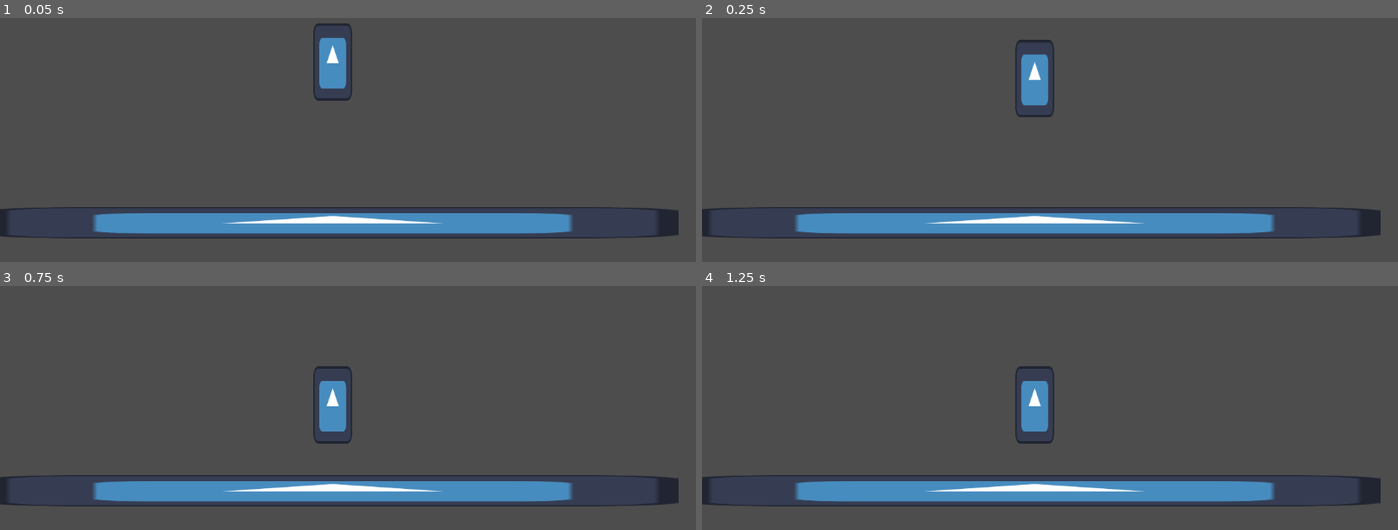
Above: before the commit, frames 1-4 (two rows, left to right).
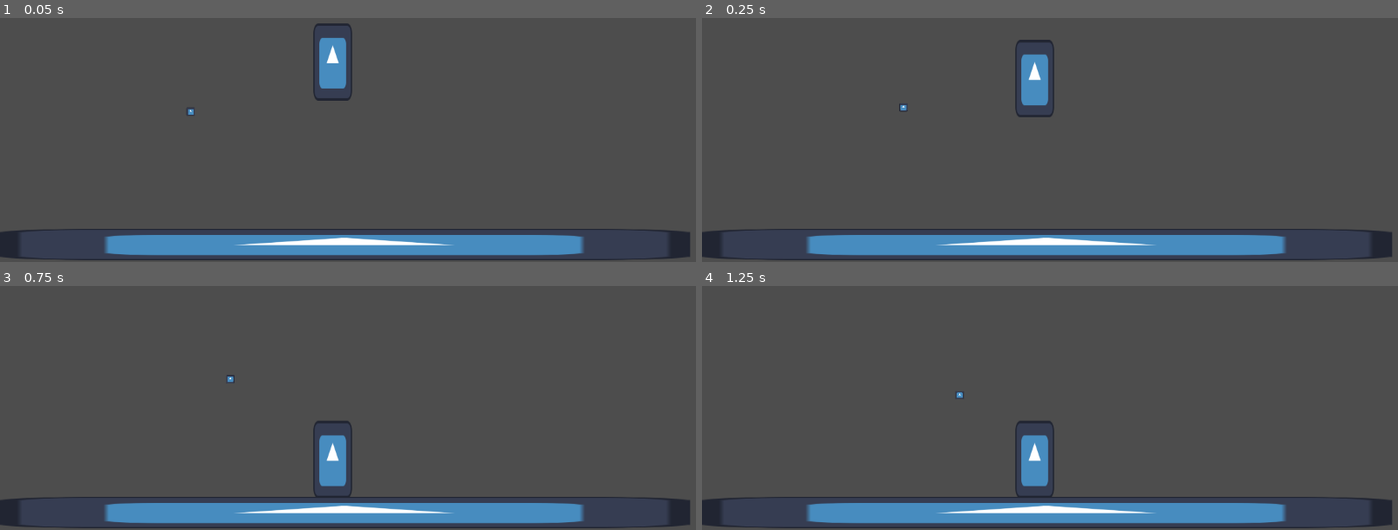
Above: after the commit, the same moments.

Repository: guco23/peladosntGGJ25
Game: Godot game, scene res://scenes/LuisTest.tscn
The game is run twice, just before and just after one commit, with the same random seed, the same clock (stepped at 60 frames per second) and the same inputs. This scene is started directly instead of the project's main scene. The engine's default icon, where the game draws it, is replaced by a stand-in: a white triangle on a blue panel in a dark square.
Inputs (mouse positions are in pixels of both pictures, inside the frame that each line leads up to):
- Up to frame 1 (0.05 s): no input
- Up to frame 2 (0.25 s): no input
- Up to frame 3 (0.75 s): move the mouse to (334, 405) at 0.52 s; press the mouse at (334, 405) at 0.53 s
- Up to frame 4 (1.25 s): no input

The runs differ from the first frame. In frame 1, 14% of the frame differs, in the area x 0-100%, y 36-100%; in frame 2, 14%; in frame 3, 16%, in the area x 0-100%, y 32-100%; in frame 4, 16%.

Commit message:
Mooooosqui

Diff:
--- /dev/null
+++ b/proyectogodot/mosca.gd
@@ -0,0 +1,23 @@
+extends StaticBody2D
+
+@export var playerRef:Node2D
+@export var moscaSpeed:float = 5
+@export var variablity:float = 2
+@export var offset:Vector2 = Vector2(0,50)
+var rng = RandomNumberGenerator.new()
+
+# Called when the node enters the scene tree for the first time.
+func _ready() -> void:
+	pass # Replace with function body.
+
+
+# Called every frame. 'delta' is the elapsed time since the previous frame.
+func _process(delta: float) -> void:
+	var val=rng.randf_range(-variablity,variablity)
+	position += ((playerRef.position+offset-position).normalized()*moscaSpeed+Vector2(0,variablity))*delta
+	pass
+
+
+func _on_input_event(viewport: Node, event: InputEvent, shape_idx: int) -> void:
+	if event.is_action_pressed("click"):
+		queue_free()
--- a/proyectogodot/prefabs/Mosca.tscn
+++ b/proyectogodot/prefabs/Mosca.tscn
@@ -1,10 +1,16 @@
-[gd_scene load_steps=3 format=3 uid="uid://nvosr181q3fo"]
+[gd_scene load_steps=4 format=3 uid="uid://nvosr181q3fo"]
 
+[ext_resource type="Script" path="res://mosca.gd" id="1_glyjn"]
 [ext_resource type="Texture2D" uid="uid://cjqcm23t60ys6" path="res://icon.svg" id="1_p63rx"]
 
 [sub_resource type="CircleShape2D" id="CircleShape2D_ucm20"]
 
-[node name="Mosca" type="RigidBody2D"]
+[node name="Mosca" type="StaticBody2D"]
+position = Vector2(1, 0)
+script = ExtResource("1_glyjn")
+moscaSpeed = 100.0
+variablity = 10.0
+offset = Vector2(0, -50)
 
 [node name="CollisionShape2D" type="CollisionShape2D" parent="."]
 shape = SubResource("CircleShape2D_ucm20")
--- a/proyectogodot/project.godot
+++ b/proyectogodot/project.godot
@@ -18,3 +18,15 @@
 [autoload]
 
 GameManager="*res://scripts/GameManager.gd"
+
+[dotnet]
+
+project/assembly_name="ProyectoGodot"
+
+[input]
+
+click={
+"deadzone": 0.5,
+"events": [Object(InputEventMouseButton,"resource_local_to_scene":false,"resource_name":"","device":-1,"window_id":0,"alt_pressed":false,"shift_pressed":false,"ctrl_pressed":false,"meta_pressed":false,"button_mask":1,"position":Vector2(338, 10),"global_position":Vector2(347, 56),"factor":1.0,"button_index":1,"canceled":false,"pressed":true,"double_click":true,"script":null)
+]
+}
--- a/proyectogodot/scenes/LuisTest.tscn
+++ b/proyectogodot/scenes/LuisTest.tscn
@@ -1,12 +1,21 @@
-[gd_scene load_steps=3 format=3 uid="uid://cih1ywa17l4wl"]
+[gd_scene load_steps=4 format=3 uid="uid://cih1ywa17l4wl"]
 
 [ext_resource type="PackedScene" uid="uid://d1vst1fcr6m32" path="res://prefabs/Lata.tscn" id="1_hkc8r"]
 [ext_resource type="PackedScene" uid="uid://cqwm74cp3654i" path="res://prefabs/muro_samu.tscn" id="2_vj708"]
+[ext_resource type="PackedScene" uid="uid://nvosr181q3fo" path="res://prefabs/Mosca.tscn" id="3_han1k"]
 
 [node name="LuisTest" type="Node2D"]
 
 [node name="Lata" parent="." instance=ExtResource("1_hkc8r")]
 position = Vector2(550, 316)
+input_pickable = false
 
 [node name="Muro_samu" parent="." instance=ExtResource("2_vj708")]
-position = Vector2(550, 583)
+position = Vector2(569, 619)
+
+[node name="Mosca" parent="." node_paths=PackedStringArray("playerRef") instance=ExtResource("3_han1k")]
+position = Vector2(311, 401)
+input_pickable = true
+playerRef = NodePath("../Lata")
+
+[connection signal="input_event" from="Mosca" to="Mosca" method="_on_input_event"]
